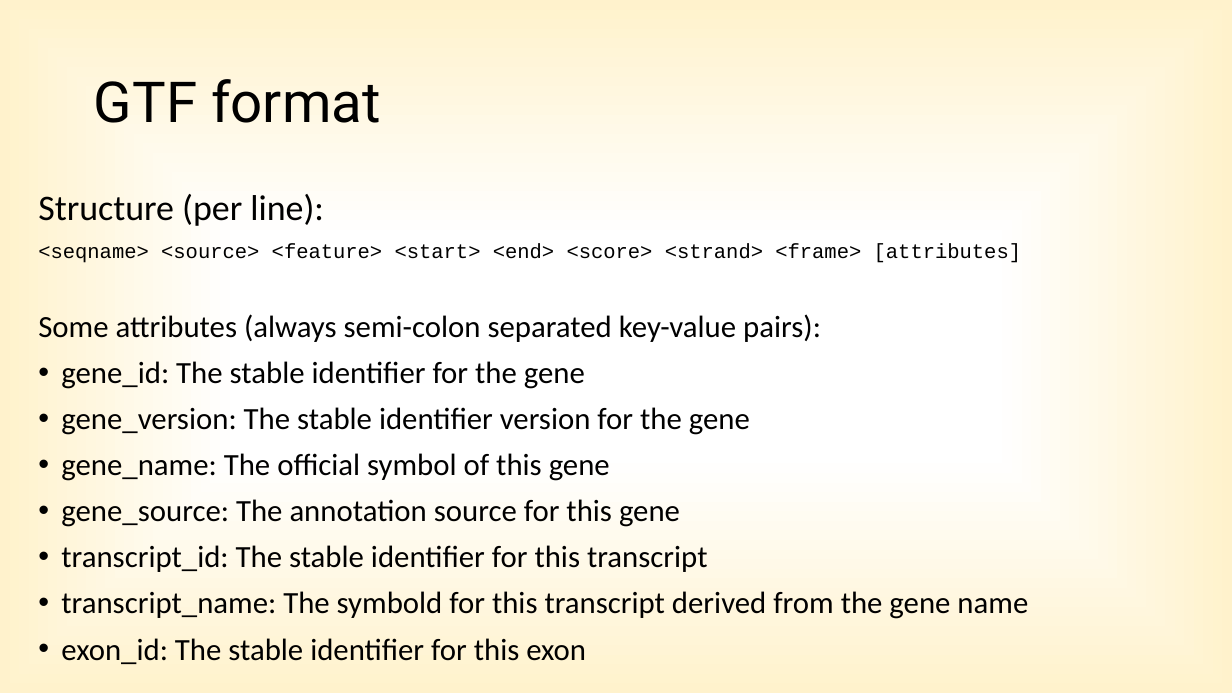
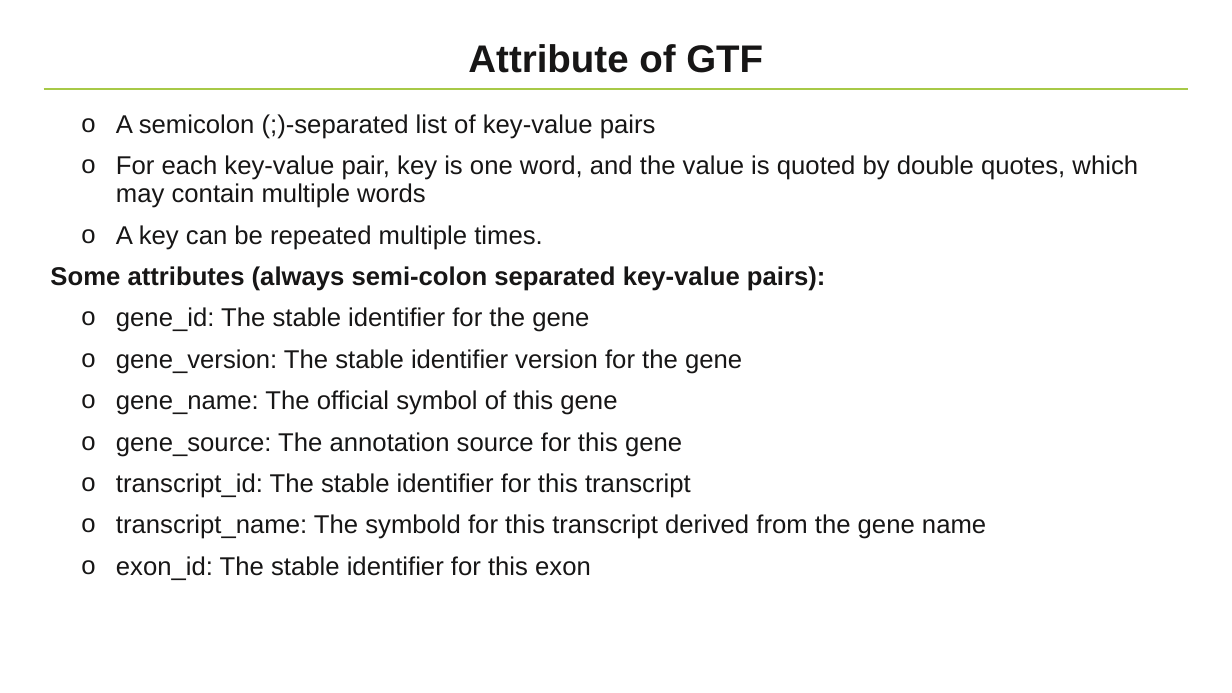
Before and after one commit to NBISweden/workshop-python, a slide deck: slide 11 of lectures/Project.pptx (slide 13 before the commit). Drawn at 1232x693 pixels with LibreOffice and Linux fonts; fonts in the diff are those of the drawing; background and template pictures are left out. Boxes give left, top, right and bottom in pixels: in the first picture for what was removed or moved away, otherwise in the second. Text is boxed around its words. In the diff, an @@ line names an element or a change of style, - is before the commit and + after.

```diff
--- a/lectures/Project.pptx
+++ b/lectures/Project.pptx
@@ background gradient #FFFFFF to #FFF2CC to #FFECB2 to #FFFFFF @@
@@ title at [468,44,763,73]: text changed; size 44 to 30 pt; font Roboto to Arial; text colour #000000 to #171616; bold on @@
-GTF format
+Attribute of GTF
@@ line added from (43, 89) to (1189, 89), #A7C947 1 pt @@
@@ text "A semicolon (;)-separated list of ...": place and size @@
-text "A semicolon (;)-separated list of ..." at [38,194,1028,619]
+text "A semicolon (;)-separated list of ..." at [50,114,1138,580]
@@ text at [116,114,1138,250]: text changed; size 16 to 20 pt; font Courier New to Arial; text colour #000000 to #171616 @@
-Structure (per line):
-<seqname> <source> <feature> <start> <end> <score> <strand> <frame> [attributes]
+o A semicolon (;)-separated list of key-value pairs
+o For each key-value pair, key is one word, and the value is quoted by double quotes, which may contain multiple words
+o A key can be repeated multiple times.
@@ text at [50,266,986,580]: size 24 to 20 pt, font Calibri to Arial, text colour #000000 to #171616 in "Some attributes (always semi-colon separated key-value pairs ...", "gene_id: The stable identifier for the gene", "gene_version: The stable identifier version for the ...", "gene_name: The official symbol of this gene" and 4 more places; bold on in "Some attributes (always semi-colon separated key-value pairs ..."; bullet • to o @@
```
Also in this commit, not shown: 8 other slides changed, 4 slides added, 6 slides removed.
